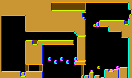
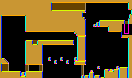
Revision of a layered 132 × 78 image; what changed, layer by layer:
hid "Foreground" over box(122, 24, 132, 35)
painted on "Tiles" over box(1, 58, 9, 64)
painted on "Collisions" over box(1, 58, 9, 64)
painted on "BackgroundTiles" over box(2, 64, 9, 71)
